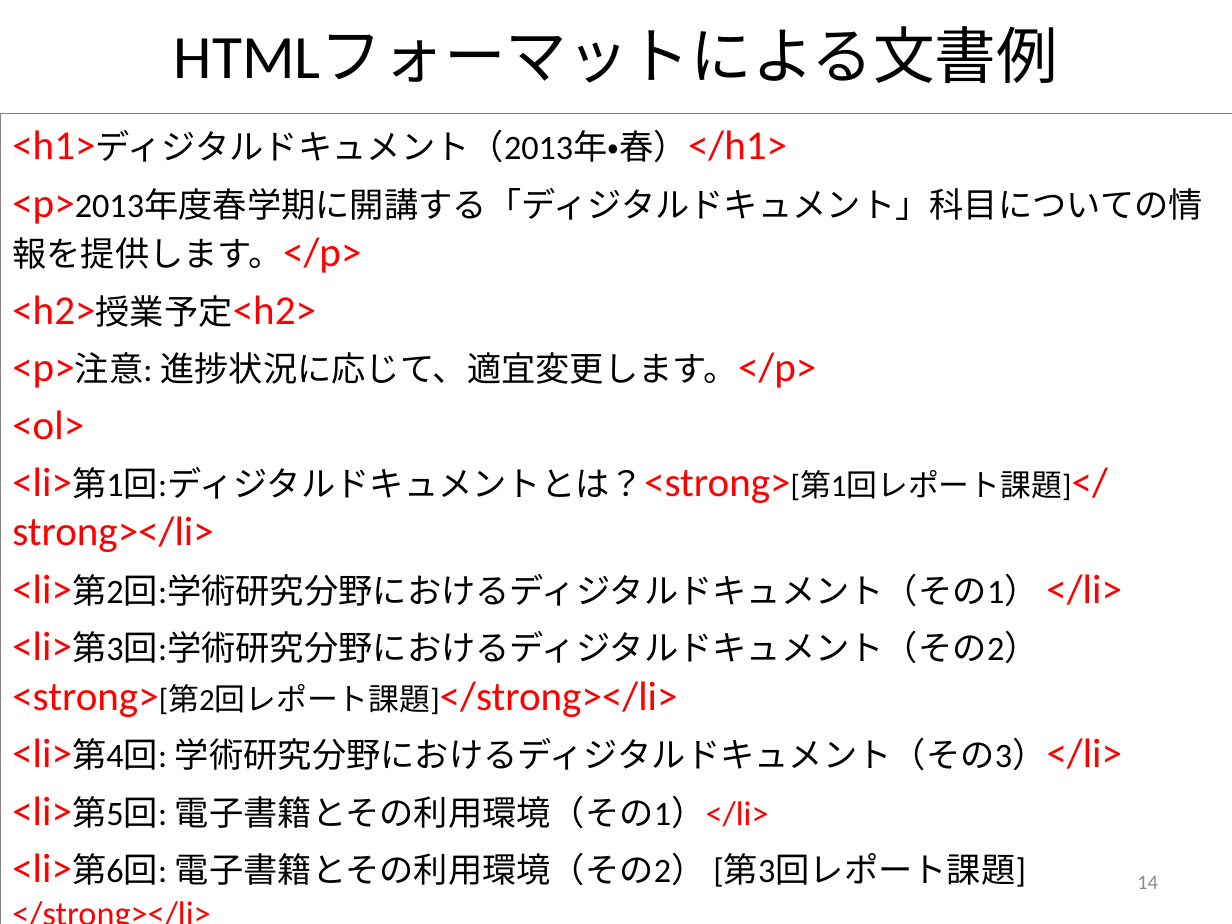
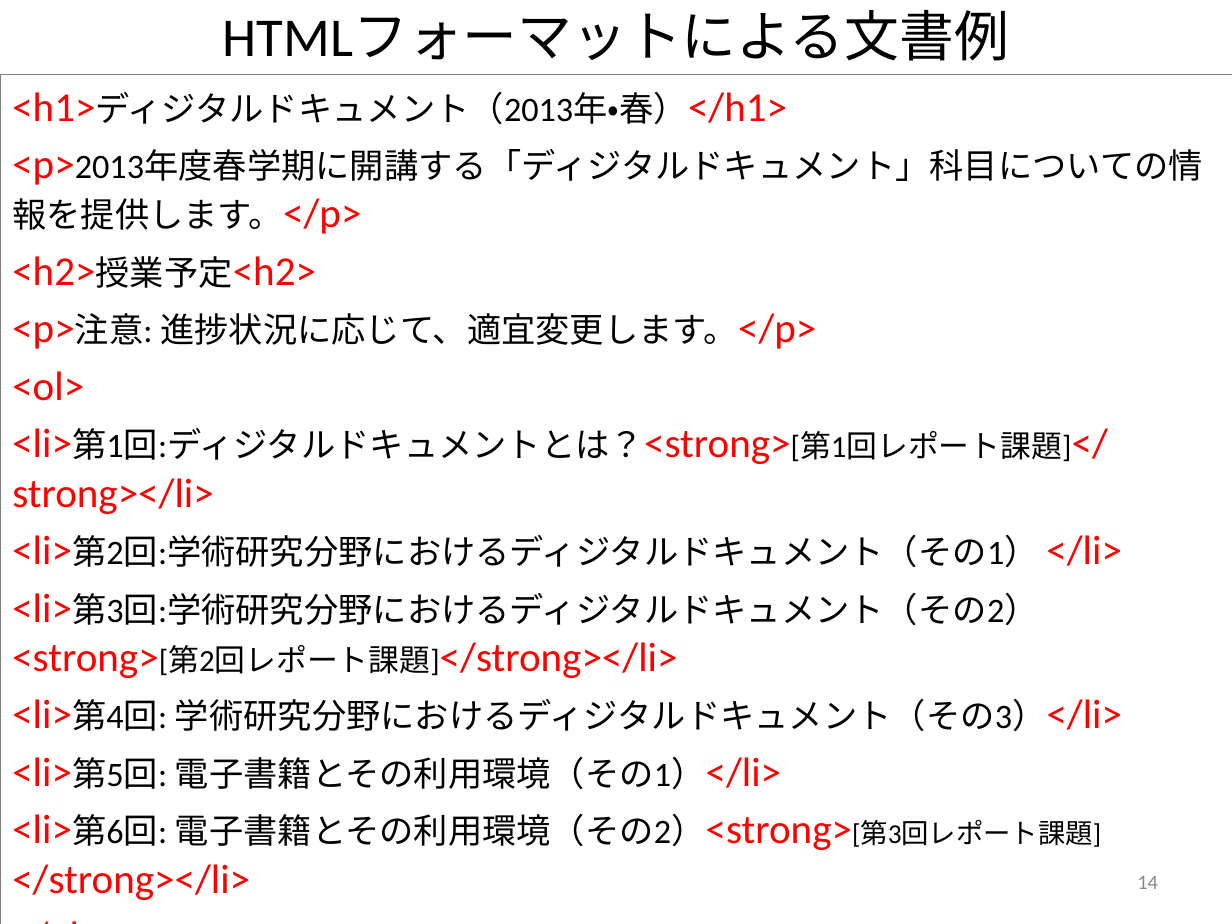
Before and after one commit to masao/public_html, a slide deck: slide 14 of lecture/2013/digital-document/20130606-Digital-Document-8.pptx. Drawn at 1232x924 pixels with LibreOffice and Linux fonts; fonts in the diff are those of the drawing. Boxes give left, top, right and bottom in pixels: in the first picture for what was removed or moved away, otherwise in the second. Text is boxed around its words. In the diff, an @@ line names an element or a change of style, - is before the commit and + after.

```diff
--- a/lecture/2013/digital-document/20130606-Digital-Document-8.pptx
+++ b/lecture/2013/digital-document/20130606-Digital-Document-8.pptx
@@ title "HTMLフォーマットによる文書例": place and size @@
-title "HTMLフォーマットによる文書例" at <box>174,27,1058,83</box>
+title "HTMLフォーマットによる文書例" at <box>222,10,1009,61</box>
@@ title "HTMLフォーマットによる文書例" at <box>222,10,1009,61</box>: size 36 to 32 pt @@
@@ text "<h1>ディジタルドキュメント（2013年・春）</h1>": place and size @@
-text "<h1>ディジタルドキュメント（2013年・春）</h1>" at <box>0,113,1232,924</box>
+text "<h1>ディジタルドキュメント（2013年・春）</h1>" at <box>0,74,1232,924</box>
@@ text at <box>12,757,782,789</box>: size 20 to 24 pt in "電子書籍とその利用環境（その1）</li>" @@
@@ text at <box>12,814,1101,900</box>: text changed; size 20 to 24 pt @@
-<li>第6回: 電子書籍とその利用環境（その2） [第3回レポート課題] </strong></li>
+<li>第6回: 電子書籍とその利用環境（その2）<strong>[第3回レポート課題] </strong></li>
```
Also in this commit, not shown: 7 other files.
